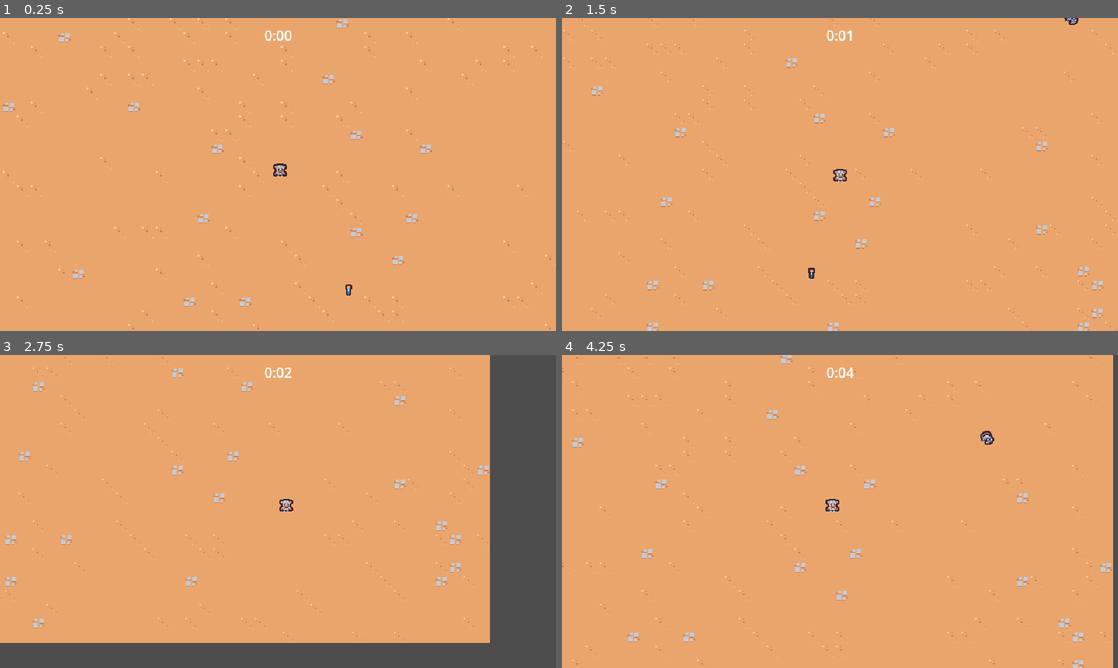
Above: before the commit, frames 1-4 (two rows, left to right).
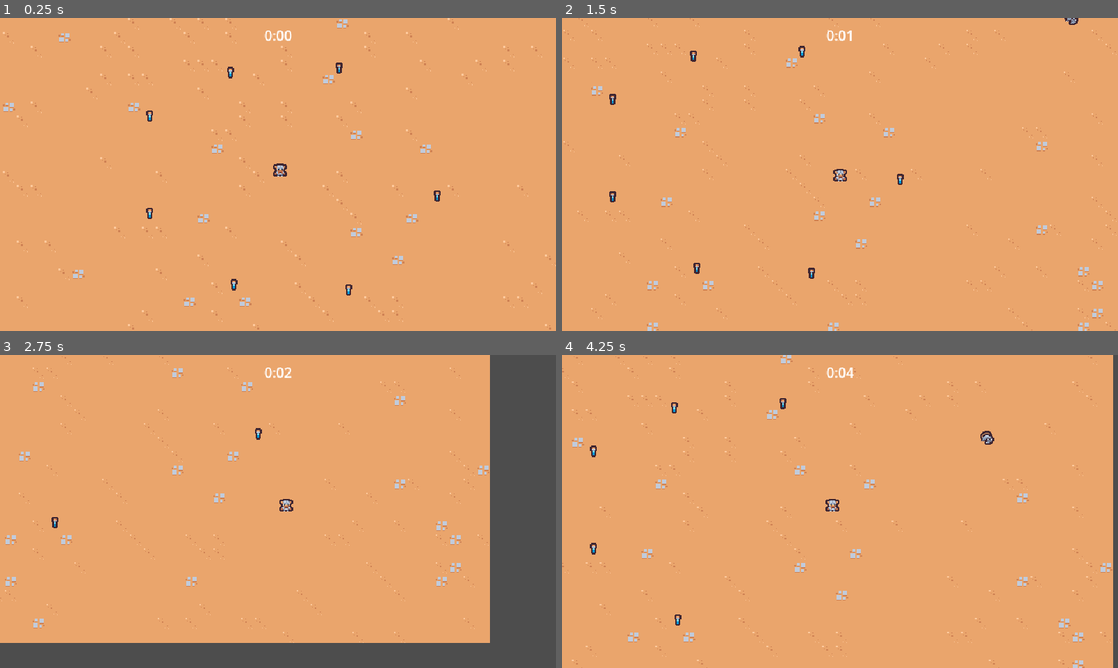
Above: after the commit, the same moments.

Repository: oronbz/2d-survivors
Game: Godot game, scene res://scenes/main/main.tscn
The game is run twice, just before and just after one commit, with the same random seed, the same clock (stepped at 60 frames per second) and the same inputs.
Inputs:
- Up to frame 1 (0.25 s): no input
- Up to frame 2 (1.5 s): hold D (move_right) 0.53-1.28 s; hold S (move_down) from 1.28 s (still down)
- Up to frame 3 (2.75 s): release S (move_down) at 2.03 s; hold D (move_right) from 2.03 s (still down)
- Up to frame 4 (4.25 s): release D (move_right) at 2.78 s; hold W (move_up) 2.78-3.53 s; hold A (move_left) from 3.53 s (still down)

The runs differ from the first frame. In frame 1, 0.2% of the frame differs, in the area x 26-80%, y 14-88%; in frame 2, 0.2%, in the area x 8-62%, y 8-82%; in frame 3, less than 0.1%; in frame 4, 0.2%.

Commit message:
Create experience manager and GameEvents autoload

Diff:
--- a/project.godot
+++ b/project.godot
@@ -14,6 +14,10 @@
 run/main_scene="res://scenes/main/main.tscn"
 config/features=PackedStringArray("4.0", "Forward Plus")
 config/icon="res://icon.svg"
+
+[autoload]
+
+GameEvents="*res://scenes/autoload/game_events.tscn"
 
 [debug]
 
--- /dev/null
+++ b/scenes/autoload/game_events.gd
@@ -0,0 +1,7 @@
+extends Node
+
+signal experience_vial_collected(number: float)
+
+
+func emit_experience_vial_collected(number: float):
+	experience_vial_collected.emit(number)
--- /dev/null
+++ b/scenes/autoload/game_events.tscn
@@ -0,0 +1,6 @@
+[gd_scene load_steps=2 format=3 uid="uid://bf71b10l5denp"]
+
+[ext_resource type="Script" path="res://scenes/autoload/game_events.gd" id="1_fb6we"]
+
+[node name="GameEvents" type="Node"]
+script = ExtResource("1_fb6we")
--- a/scenes/game_object/experience_vial/experience_vial.gd
+++ b/scenes/game_object/experience_vial/experience_vial.gd
@@ -6,4 +6,5 @@
 
 
 func on_area_entered(other_area: Area2D):
+	GameEvents.emit_experience_vial_collected(1)
 	queue_free()
--- a/scenes/main/main.tscn
+++ b/scenes/main/main.tscn
@@ -6,6 +6,7 @@
 [ext_resource type="PackedScene" uid="uid://brsc6t5ajas8m" path="res://scenes/ui/arena_time_ui.tscn" id="1_wg66v"]
 [ext_resource type="PackedScene" uid="uid://t3dk365t7ko1" path="res://scenes/manager/arena_time_manager.tscn" id="2_uv8bk"]
 [ext_resource type="PackedScene" path="res://scenes/game_object/game_camera/game_camera.tscn" id="3_e4lgm"]
+[ext_resource type="PackedScene" uid="uid://ddr2yx3foubfs" path="res://scenes/manager/experience_manager.tscn" id="4_f2bsj"]
 [ext_resource type="PackedScene" uid="uid://bnvhpyvax5vv5" path="res://scenes/game_object/experience_vial/experience_vial.tscn" id="7_h7mav"]
 
 [node name="Main" type="Node"]
@@ -16,6 +17,8 @@
 [node name="ArenaTimeManager" parent="." instance=ExtResource("2_uv8bk")]
 
 [node name="EnemyManager" parent="." instance=ExtResource("1_hbw1v")]
+
+[node name="ExperienceManager" parent="." instance=ExtResource("4_f2bsj")]
 
 [node name="GameCamera" parent="." instance=ExtResource("3_e4lgm")]
 position = Vector2(136, 92)
@@ -30,3 +33,21 @@
 
 [node name="ExperienceVial" parent="." instance=ExtResource("7_h7mav")]
 position = Vector2(495, 538)
+
+[node name="ExperienceVial2" parent="." instance=ExtResource("7_h7mav")]
+position = Vector2(597, 430)
+
+[node name="ExperienceVial3" parent="." instance=ExtResource("7_h7mav")]
+position = Vector2(363, 532)
+
+[node name="ExperienceVial4" parent="." instance=ExtResource("7_h7mav")]
+position = Vector2(266, 450)
+
+[node name="ExperienceVial5" parent="." instance=ExtResource("7_h7mav")]
+position = Vector2(266, 338)
+
+[node name="ExperienceVial6" parent="." instance=ExtResource("7_h7mav")]
+position = Vector2(359, 288)
+
+[node name="ExperienceVial7" parent="." instance=ExtResource("7_h7mav")]
+position = Vector2(484, 283)
--- /dev/null
+++ b/scenes/manager/experience_manager.gd
@@ -0,0 +1,16 @@
+extends Node
+
+var current_experience = 0
+
+
+func _ready():
+	GameEvents.experience_vial_collected.connect(on_experience_vial_collected)
+
+
+func increment_experience(number: float):
+	current_experience += number
+	print(current_experience)
+
+
+func on_experience_vial_collected(number: float):
+	increment_experience(number)
--- /dev/null
+++ b/scenes/manager/experience_manager.tscn
@@ -0,0 +1,6 @@
+[gd_scene load_steps=2 format=3 uid="uid://ddr2yx3foubfs"]
+
+[ext_resource type="Script" path="res://scenes/manager/experience_manager.gd" id="1_l0565"]
+
+[node name="ExperienceManager" type="Node"]
+script = ExtResource("1_l0565")
Not shown: 1 places in scenes/main/main.tscn that only renumber resources
